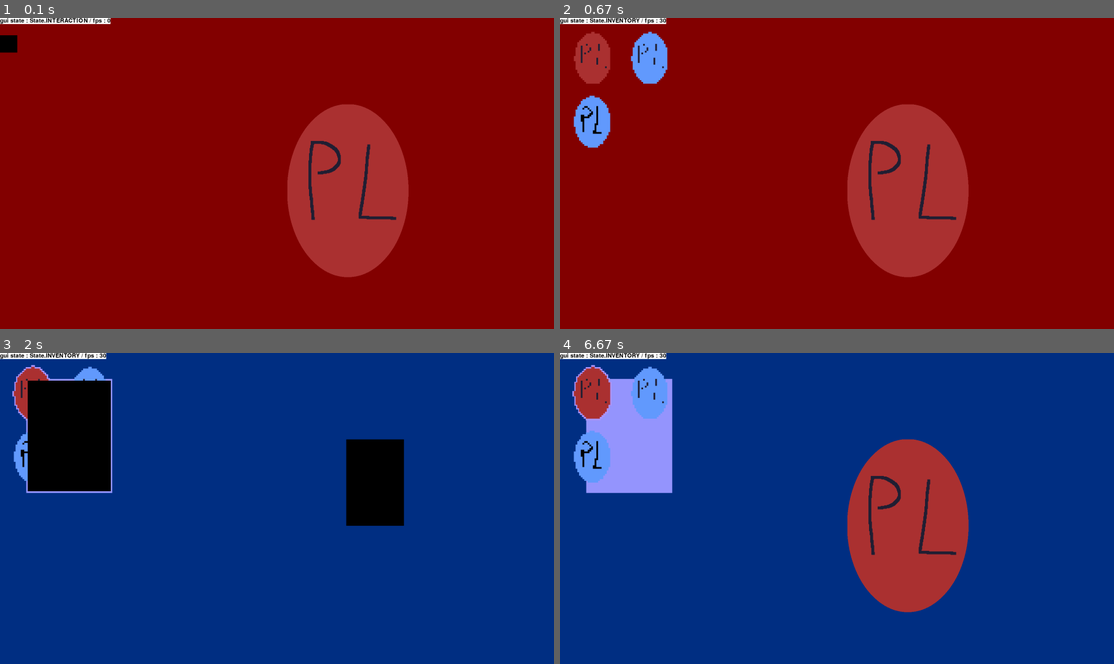
Above: before the commit, frames 1-4 (two rows, left to right).
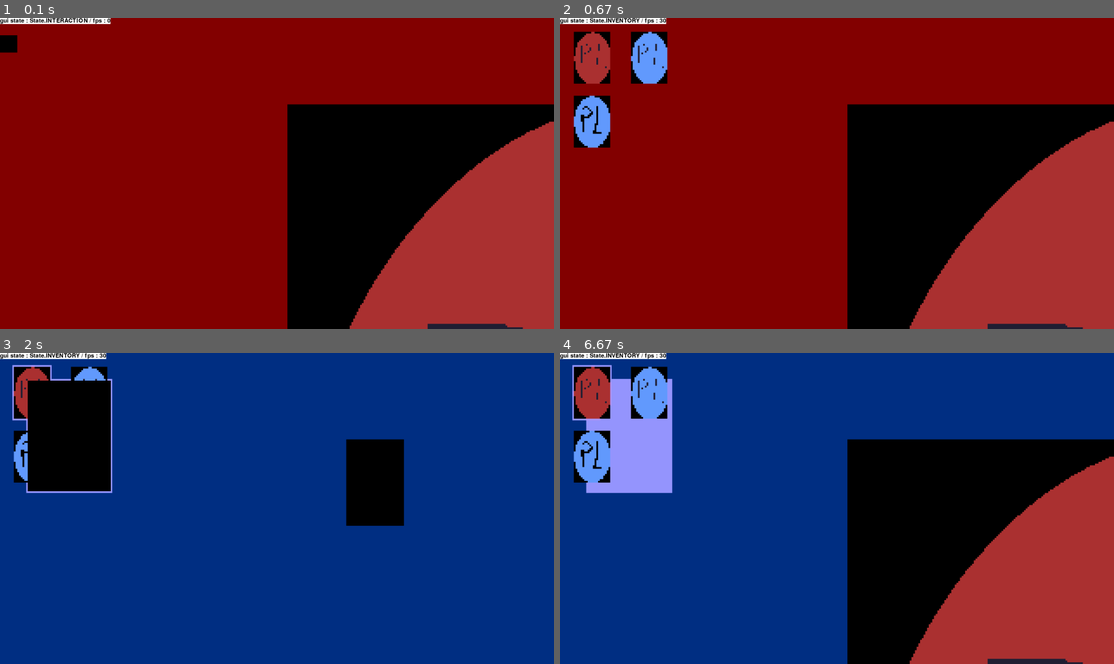
Above: after the commit, the same moments.

Repository: PouchyCorp/TrophNSI
Game: pygame game, started from sources/main.py
The game is run twice, just before and just after one commit, with the same random seed, the same clock (stepped at 60 frames per second) and the same inputs.
Inputs (mouse positions are in pixels of both pictures, inside the frame that each line leads up to):
- Up to frame 1 (0.1 s): no input
- Up to frame 2 (0.67 s): tap Space at 0.33 s
- Up to frame 3 (2 s): click (33, 393) at 0.72 s; hold Up 1-1.47 s; tap Space at 1.07, 1.37, 1.57, 1.9 s; hold Down 1.5-1.8 s; hold Up from 1.83 s (still down)
- Up to frame 4 (6.67 s): release Up at 2.2 s; hold Down 2.23-2.6 s; tap Space at 2.3, 2.7, 3.03, 3.37, 3.77, 4.17, 4.5, 4.83, 5.23, 5.63, 5.97, 6.3 s; hold Up 2.63-2.93 s; hold Down 2.97-3.27 s; hold Up 3.3-3.67 s; hold Down 3.7-4.07 s; hold Up 4.1-4.4 s; hold Down 4.43-4.73 s; hold Up 4.77-5.13 s; hold Down 5.17-5.53 s; hold Up 5.57-5.87 s; hold Down 5.9-6.2 s; hold Up 6.23-6.6 s; hold Down from 6.63 s (still down)

The runs differ from the first frame. In frame 1, 35% of the frame differs, in the area x 51-100%, y 27-100%; in frame 2, 36%; in frame 3, 0.6%; in frame 4, 36%, in the area x 2-100%, y 3-100%.

Commit message:
img loader

Diff:
--- a/sources/main.py
+++ b/sources/main.py
@@ -136,7 +136,7 @@
 
         #cntr = time.time()
 
-        #fps counter
+        #fps counter / state debug
         WIN.blit(Popup(f'gui state : {gui_state} / fps : {round(CLOCK.get_fps())}').text_surf,(0,0))
 
         inventory.draw(WIN, mouse_pos, gui_state == State.INVENTORY)
--- a/sources/objects/sprite.py
+++ b/sources/objects/sprite.py
@@ -1,11 +1,16 @@
-from pygame import image, Surface
+from pygame import image, Surface, transform
 
-BG1 = image.load("data/bg_test_1.png").convert()
+def load_image(path : str):
+    sprite = image.load(path).convert()
+    sized_sprite = transform.scale_by(sprite, 6)
+    return sized_sprite
 
-BG2 = image.load("data/bg_test_2.png").convert()
+BG1 = load_image("data/bg_test_1.png")
 
-P1 = image.load('data/p1.png').convert_alpha()
+BG2 = load_image("data/bg_test_2.png")
 
-P2 = image.load('data/p2.png').convert_alpha()
+P1 = load_image('data/p1.png')
 
-P3 = image.load('data/p3.png').convert_alpha()
+P2 = load_image('data/p2.png')
+
+P3 = load_image('data/p3.png')
